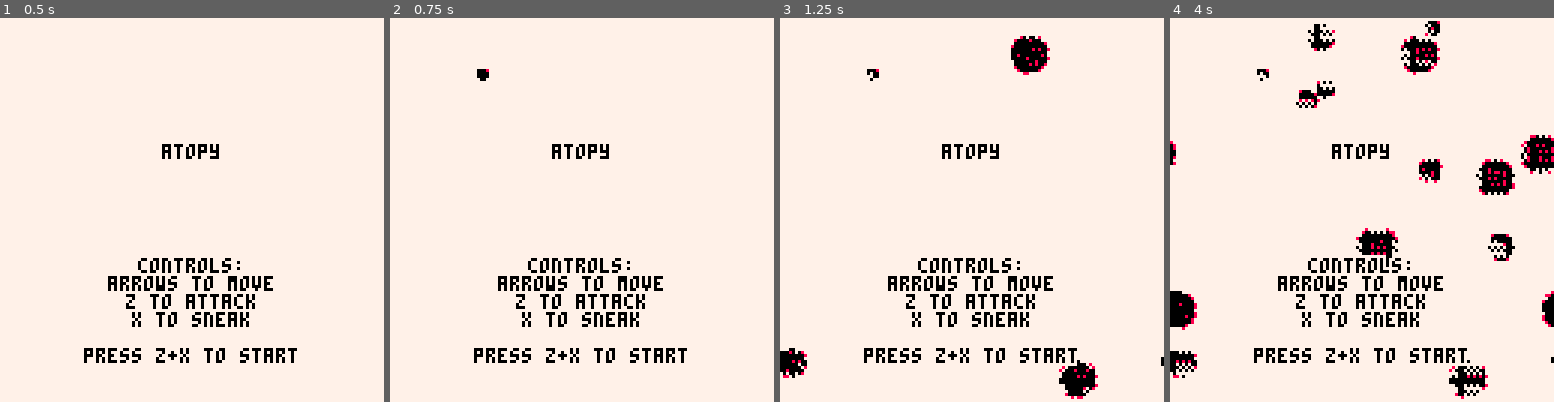
Above: before the commit, frames 1-4 (left to right).
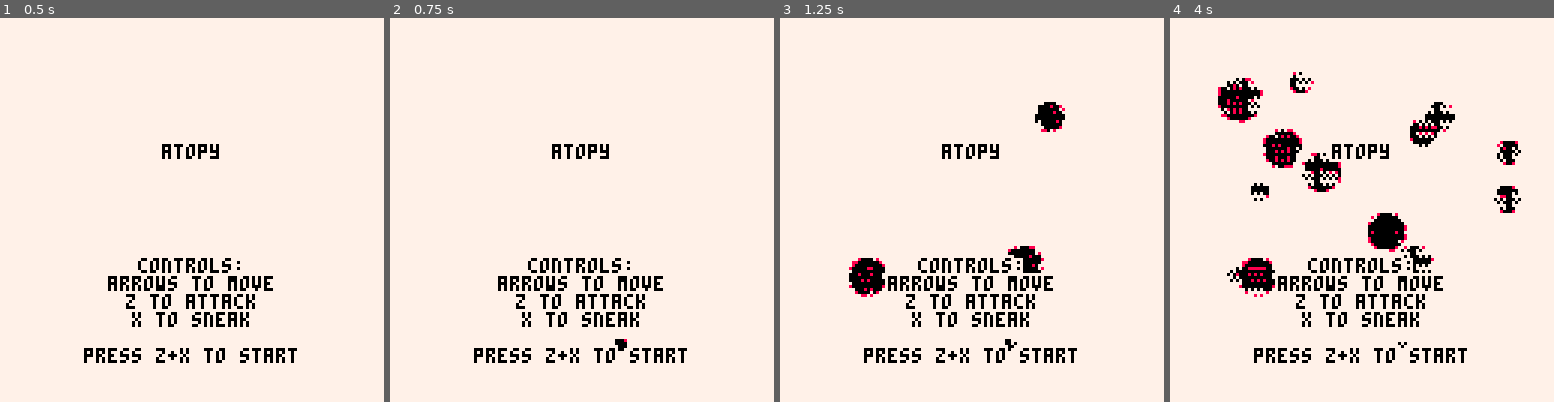
Above: after the commit, the same moments.

Repository: seleb/atopy
Game: PICO-8 cartridge atopy.p8
Two runs of this game, one before a commit and one after it. Both use one fixed random seed, a clock stepped at 60 frames per second and the inputs below.
Inputs:
- Up to frame 1 (0.5 s): tap X (X key) at 0.33 s
- Up to frame 2 (0.75 s): tap O (Z key) at 0.7 s
- Up to frame 3 (1.25 s): tap X (X key) at 1.07 s
- Up to frame 4 (4 s): hold Right 1.6-2.1 s; tap O (Z key) every 0.4 s from 1.7 to 3.7 s; tap X (X key) at 1.85, 2.97 s; hold Up 2.15-2.42 s; hold Right 2.47-3.03 s; hold Left 3.08-3.58 s; hold Down 3.63-3.97 s

Frame 1 is identical in both runs. In frame 2, 0.2% of the frame differs, in the area x 22-62%, y 13-87%; in frame 3, 3.6%; in frame 4, 10%, in the area x 0-100%, y 0-100%.

Commit message:
menu pops closer to center

Diff:
--- a/atopy.p8
+++ b/atopy.p8
@@ -202,8 +202,8 @@
 
 function update_menu()
  if rnd() > 0.9 then
-  local x1 = rnd(128)
-  local y1 = rnd(128)
+  local x1 = rnd(100)+14
+  local y1 = rnd(100)+14
   local r1 = rnd(6)+2
   for x=-r1,r1 do
   for y=-r1,r1 do
